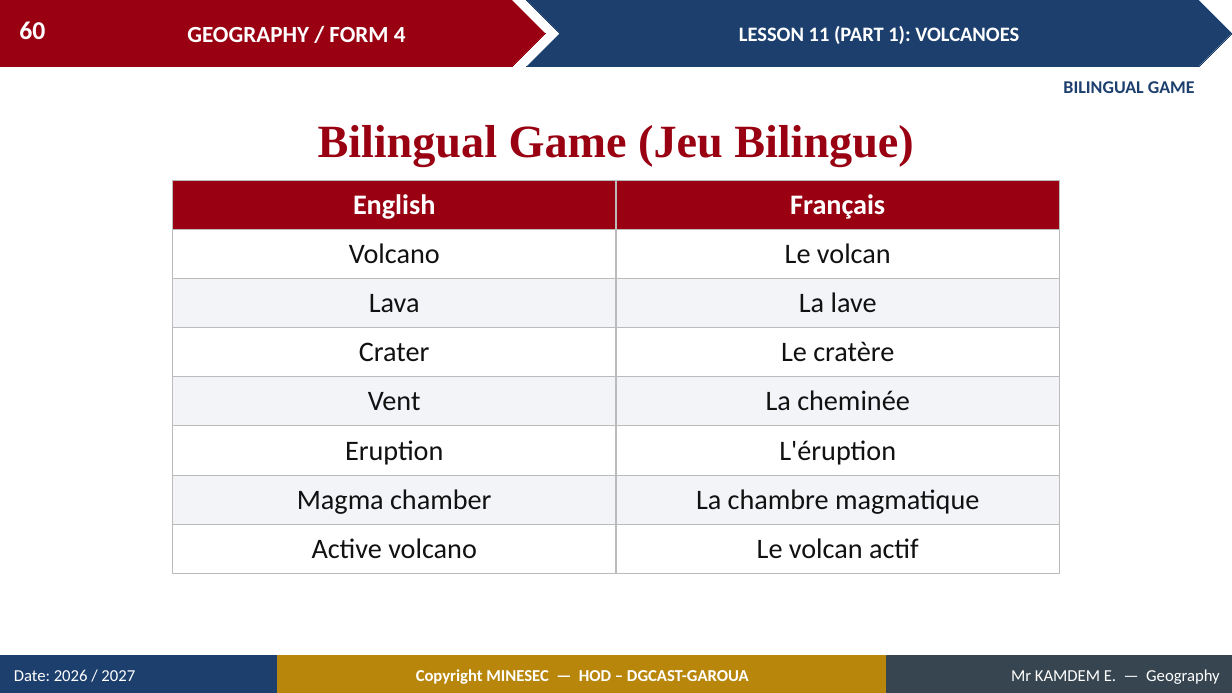
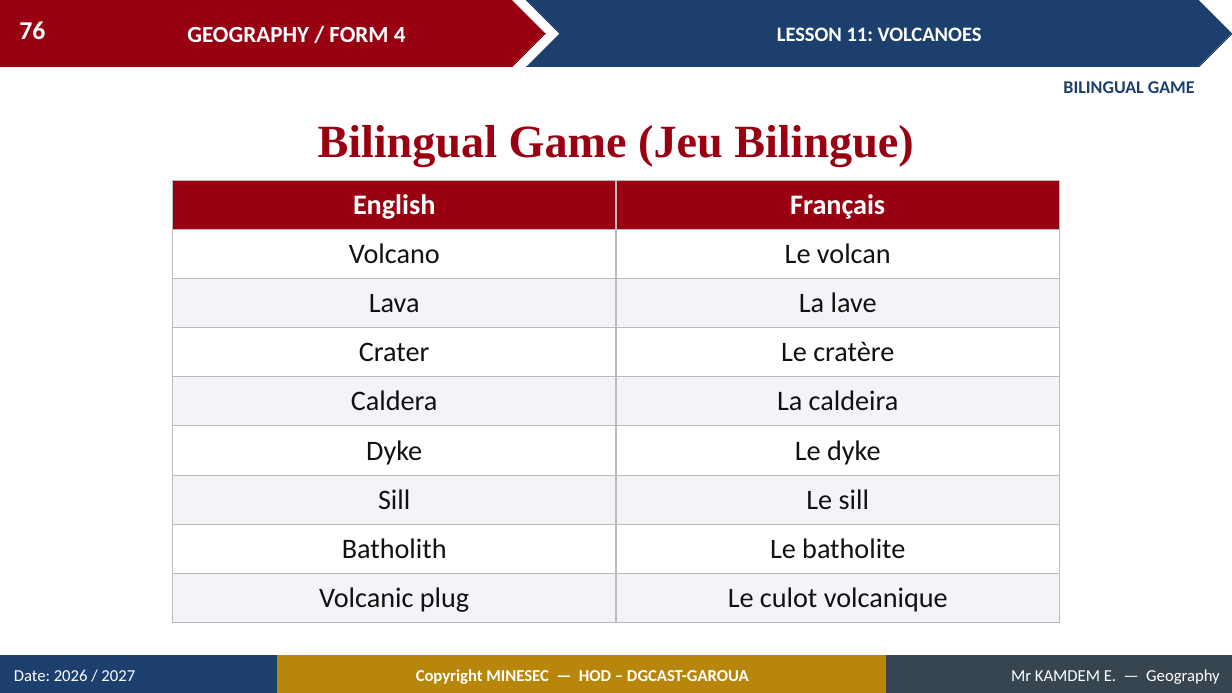
Before and after one commit to Berthautk/linea-github, a slide deck: slide 76 of lecons/F3/14_FORM4_LESSON11_Volcanoes.pptx (slide 60 before the commit). Drawn at 1232x693 pixels with LibreOffice and Linux fonts; fonts in the diff are those of the drawing. Boxes give left, top, right and bottom in pixels: in the first picture for what was removed or moved away, otherwise in the second. Text is boxed around its words. In the diff, an @@ line names an element or a change of style, - is before the commit and + after.

```diff
--- a/lecons/F3/14_FORM4_LESSON11_Volcanoes.pptx
+++ b/lecons/F3/14_FORM4_LESSON11_Volcanoes.pptx
@@ page number at bbox=[19, 21, 45, 39]: text changed @@
-60
+76
@@ text in chevron at bbox=[777, 27, 982, 41]: text changed @@
-LESSON 11 (PART 1): VOLCANOES
+LESSON 11: VOLCANOES
@@ table at bbox=[173, 180, 1060, 616] @@
-row 5: Vent | La cheminée
-row 6: Eruption | L'éruption
-row 7: Magma chamber | La chambre magmatique
-row 8: Active volcano | Le volcan actif
+row 5: Caldera | La caldeira
+row 6: Dyke | Le dyke
+row 7: Sill | Le sill
+row 8: Batholith | Le batholite
+row 9: Volcanic plug | Le culot volcanique
```
Also in this commit, not shown: 60 other slides changed, 19 slides added, 3 slides removed, 10 other files.
